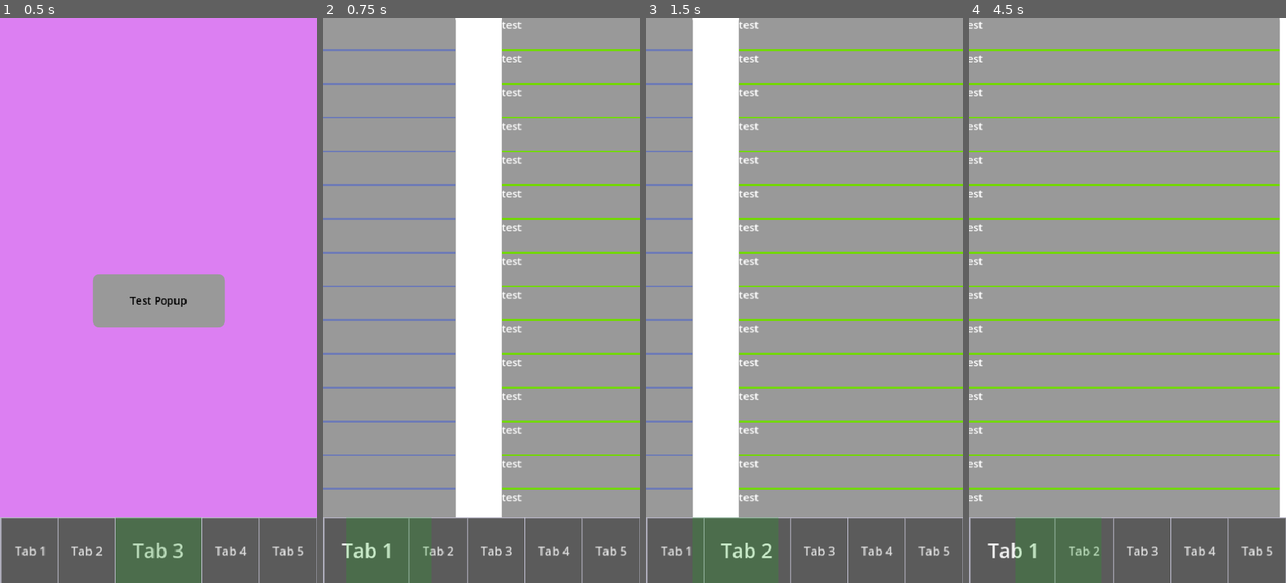
Above: before the commit, frames 1-4 (left to right).
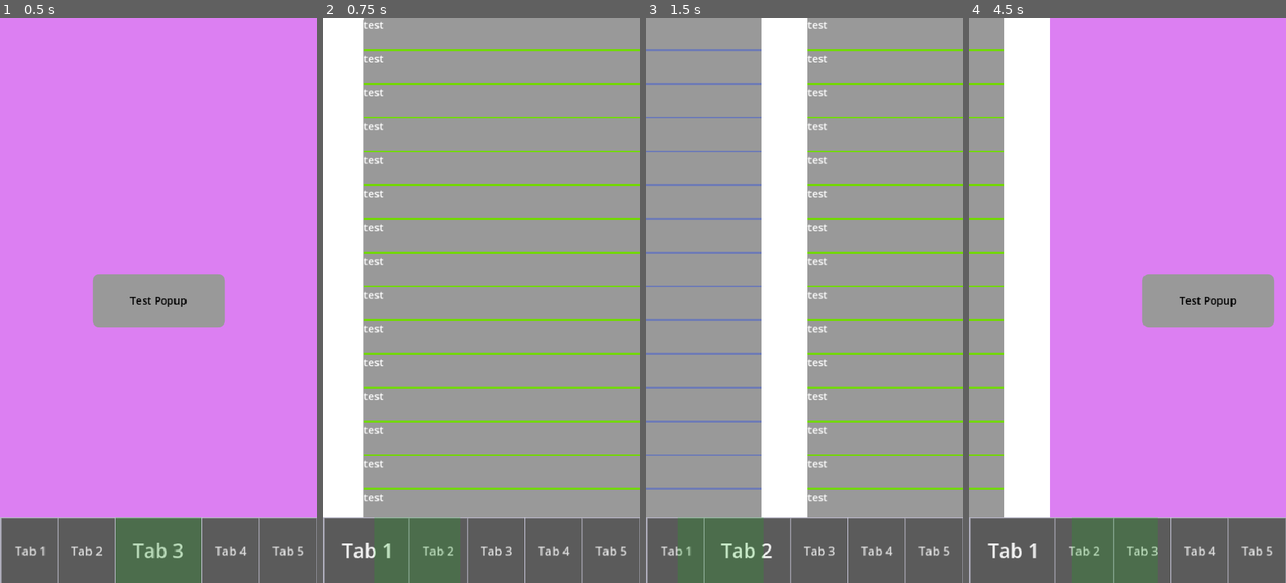
Above: after the commit, the same moments.

Repository: Nielstupido/UI_cloning
Game: Godot game, scene res://Scenes/menu.tscn
Two runs of this game, one before a commit and one after it. Both use one fixed random seed, a clock stepped at 60 frames per second and the inputs below.
Inputs:
- Up to frame 1 (0.5 s): no input
- Up to frame 2 (0.75 s): click "Tab 1" at 0.5 s
- Up to frame 3 (1.5 s): click "Tab 2" at 1.25 s
- Up to frame 4 (4.5 s): click "Tab 3" at 2 s; click "Tab 4" at 2.75 s; click "Tab 5" at 3.5 s; click "Tab 1" at 4.25 s

Frame 1 is identical in both runs. In frame 2, 27% of the frame differs, in the area x 0-63%, y 0-96%; in frame 3, 27%; in frame 4, 76%, in the area x 0-100%, y 0-100%.

Commit message:
changed to a smoother easing transition for changing pages

Diff:
--- a/Scenes/menu.gd
+++ b/Scenes/menu.gd
@@ -166,12 +166,12 @@
 			tab_pages,
 			"position:x",
 			page_target_x,
-			0.5).set_trans(Tween.TRANS_CIRC).set_ease(Tween.EASE_OUT)
+			0.5).set_trans(Tween.TRANS_QUAD).set_ease(Tween.EASE_OUT)
 	get_tree().create_tween().tween_property(
 			tab_highlight,
 			"position:x",
 			highlight_target_x,
-			0.5).set_trans(Tween.TRANS_QUART).set_ease(Tween.EASE_OUT)
+			0.5).set_trans(Tween.TRANS_QUAD).set_ease(Tween.EASE_OUT)
 
 	current_page_index = page_index
 
--- a/scenes/tab_pages/tab_page1.tscn
+++ b/scenes/tab_pages/tab_page1.tscn
@@ -127,3 +127,45 @@
 theme_override_styles/normal = SubResource("StyleBoxFlat_ethta")
 text = "test
 "
+
+[node name="Label19" type="Label" parent="ScrollContainer/VBoxContainer"]
+layout_mode = 2
+theme_override_styles/normal = SubResource("StyleBoxFlat_ethta")
+text = "test
+"
+
+[node name="Label20" type="Label" parent="ScrollContainer/VBoxContainer"]
+layout_mode = 2
+theme_override_styles/normal = SubResource("StyleBoxFlat_ethta")
+text = "test
+"
+
+[node name="Label21" type="Label" parent="ScrollContainer/VBoxContainer"]
+layout_mode = 2
+theme_override_styles/normal = SubResource("StyleBoxFlat_ethta")
+text = "test
+"
+
+[node name="Label22" type="Label" parent="ScrollContainer/VBoxContainer"]
+layout_mode = 2
+theme_override_styles/normal = SubResource("StyleBoxFlat_ethta")
+text = "test
+"
+
+[node name="Label23" type="Label" parent="ScrollContainer/VBoxContainer"]
+layout_mode = 2
+theme_override_styles/normal = SubResource("StyleBoxFlat_ethta")
+text = "test
+"
+
+[node name="Label24" type="Label" parent="ScrollContainer/VBoxContainer"]
+layout_mode = 2
+theme_override_styles/normal = SubResource("StyleBoxFlat_ethta")
+text = "test
+"
+
+[node name="Label25" type="Label" parent="ScrollContainer/VBoxContainer"]
+layout_mode = 2
+theme_override_styles/normal = SubResource("StyleBoxFlat_ethta")
+text = "test
+"
--- a/scenes/tab_pages/tab_page2.tscn
+++ b/scenes/tab_pages/tab_page2.tscn
@@ -127,3 +127,51 @@
 theme_override_styles/normal = SubResource("StyleBoxFlat_anhn2")
 text = "test
 "
+
+[node name="Label19" type="Label" parent="ScrollContainer/VBoxContainer"]
+layout_mode = 2
+theme_override_styles/normal = SubResource("StyleBoxFlat_anhn2")
+text = "test
+"
+
+[node name="Label20" type="Label" parent="ScrollContainer/VBoxContainer"]
+layout_mode = 2
+theme_override_styles/normal = SubResource("StyleBoxFlat_anhn2")
+text = "test
+"
+
+[node name="Label21" type="Label" parent="ScrollContainer/VBoxContainer"]
+layout_mode = 2
+theme_override_styles/normal = SubResource("StyleBoxFlat_anhn2")
+text = "test
+"
+
+[node name="Label22" type="Label" parent="ScrollContainer/VBoxContainer"]
+layout_mode = 2
+theme_override_styles/normal = SubResource("StyleBoxFlat_anhn2")
+text = "test
+"
+
+[node name="Label23" type="Label" parent="ScrollContainer/VBoxContainer"]
+layout_mode = 2
+theme_override_styles/normal = SubResource("StyleBoxFlat_anhn2")
+text = "test
+"
+
+[node name="Label24" type="Label" parent="ScrollContainer/VBoxContainer"]
+layout_mode = 2
+theme_override_styles/normal = SubResource("StyleBoxFlat_anhn2")
+text = "test
+"
+
+[node name="Label25" type="Label" parent="ScrollContainer/VBoxContainer"]
+layout_mode = 2
+theme_override_styles/normal = SubResource("StyleBoxFlat_anhn2")
+text = "test
+"
+
+[node name="Label26" type="Label" parent="ScrollContainer/VBoxContainer"]
+layout_mode = 2
+theme_override_styles/normal = SubResource("StyleBoxFlat_anhn2")
+text = "test
+"
--- a/scenes/tab_pages/tab_page4.tscn
+++ b/scenes/tab_pages/tab_page4.tscn
@@ -127,3 +127,51 @@
 theme_override_styles/normal = SubResource("StyleBoxFlat_svpe0")
 text = "test
 "
+
+[node name="Label19" type="Label" parent="ScrollContainer/VBoxContainer"]
+layout_mode = 2
+theme_override_styles/normal = SubResource("StyleBoxFlat_svpe0")
+text = "test
+"
+
+[node name="Label20" type="Label" parent="ScrollContainer/VBoxContainer"]
+layout_mode = 2
+theme_override_styles/normal = SubResource("StyleBoxFlat_svpe0")
+text = "test
+"
+
+[node name="Label21" type="Label" parent="ScrollContainer/VBoxContainer"]
+layout_mode = 2
+theme_override_styles/normal = SubResource("StyleBoxFlat_svpe0")
+text = "test
+"
+
+[node name="Label22" type="Label" parent="ScrollContainer/VBoxContainer"]
+layout_mode = 2
+theme_override_styles/normal = SubResource("StyleBoxFlat_svpe0")
+text = "test
+"
+
+[node name="Label23" type="Label" parent="ScrollContainer/VBoxContainer"]
+layout_mode = 2
+theme_override_styles/normal = SubResource("StyleBoxFlat_svpe0")
+text = "test
+"
+
+[node name="Label24" type="Label" parent="ScrollContainer/VBoxContainer"]
+layout_mode = 2
+theme_override_styles/normal = SubResource("StyleBoxFlat_svpe0")
+text = "test
+"
+
+[node name="Label25" type="Label" parent="ScrollContainer/VBoxContainer"]
+layout_mode = 2
+theme_override_styles/normal = SubResource("StyleBoxFlat_svpe0")
+text = "test
+"
+
+[node name="Label26" type="Label" parent="ScrollContainer/VBoxContainer"]
+layout_mode = 2
+theme_override_styles/normal = SubResource("StyleBoxFlat_svpe0")
+text = "test
+"
--- a/scenes/tab_pages/tab_page5.tscn
+++ b/scenes/tab_pages/tab_page5.tscn
@@ -127,3 +127,57 @@
 theme_override_styles/normal = SubResource("StyleBoxFlat_f4mek")
 text = "test
 "
+
+[node name="Label19" type="Label" parent="ScrollContainer/VBoxContainer"]
+layout_mode = 2
+theme_override_styles/normal = SubResource("StyleBoxFlat_f4mek")
+text = "test
+"
+
+[node name="Label20" type="Label" parent="ScrollContainer/VBoxContainer"]
+layout_mode = 2
+theme_override_styles/normal = SubResource("StyleBoxFlat_f4mek")
+text = "test
+"
+
+[node name="Label21" type="Label" parent="ScrollContainer/VBoxContainer"]
+layout_mode = 2
+theme_override_styles/normal = SubResource("StyleBoxFlat_f4mek")
+text = "test
+"
+
+[node name="Label22" type="Label" parent="ScrollContainer/VBoxContainer"]
+layout_mode = 2
+theme_override_styles/normal = SubResource("StyleBoxFlat_f4mek")
+text = "test
+"
+
+[node name="Label23" type="Label" parent="ScrollContainer/VBoxContainer"]
+layout_mode = 2
+theme_override_styles/normal = SubResource("StyleBoxFlat_f4mek")
+text = "test
+"
+
+[node name="Label24" type="Label" parent="ScrollContainer/VBoxContainer"]
+layout_mode = 2
+theme_override_styles/normal = SubResource("StyleBoxFlat_f4mek")
+text = "test
+"
+
+[node name="Label25" type="Label" parent="ScrollContainer/VBoxContainer"]
+layout_mode = 2
+theme_override_styles/normal = SubResource("StyleBoxFlat_f4mek")
+text = "test
+"
+
+[node name="Label26" type="Label" parent="ScrollContainer/VBoxContainer"]
+layout_mode = 2
+theme_override_styles/normal = SubResource("StyleBoxFlat_f4mek")
+text = "test
+"
+
+[node name="Label27" type="Label" parent="ScrollContainer/VBoxContainer"]
+layout_mode = 2
+theme_override_styles/normal = SubResource("StyleBoxFlat_f4mek")
+text = "test
+"
